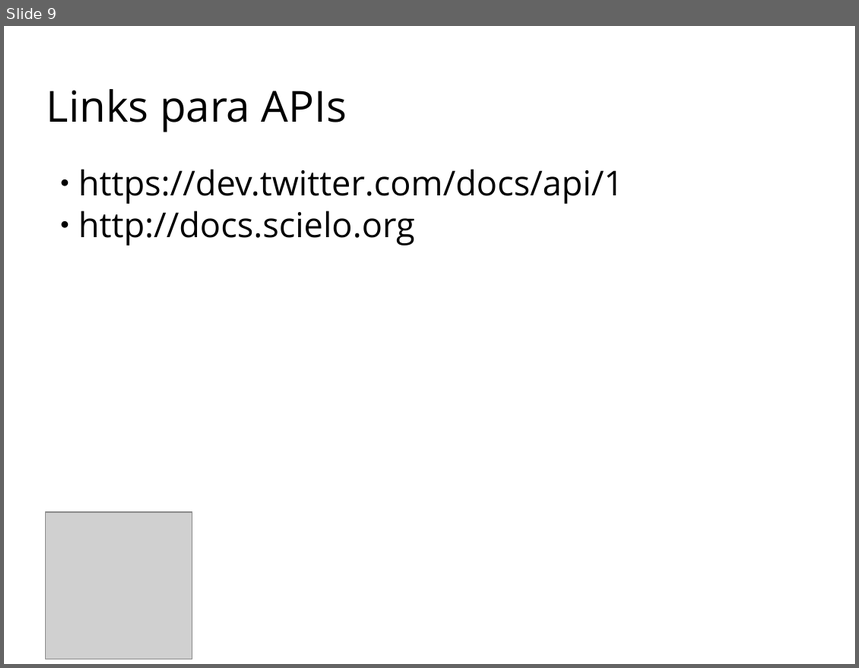
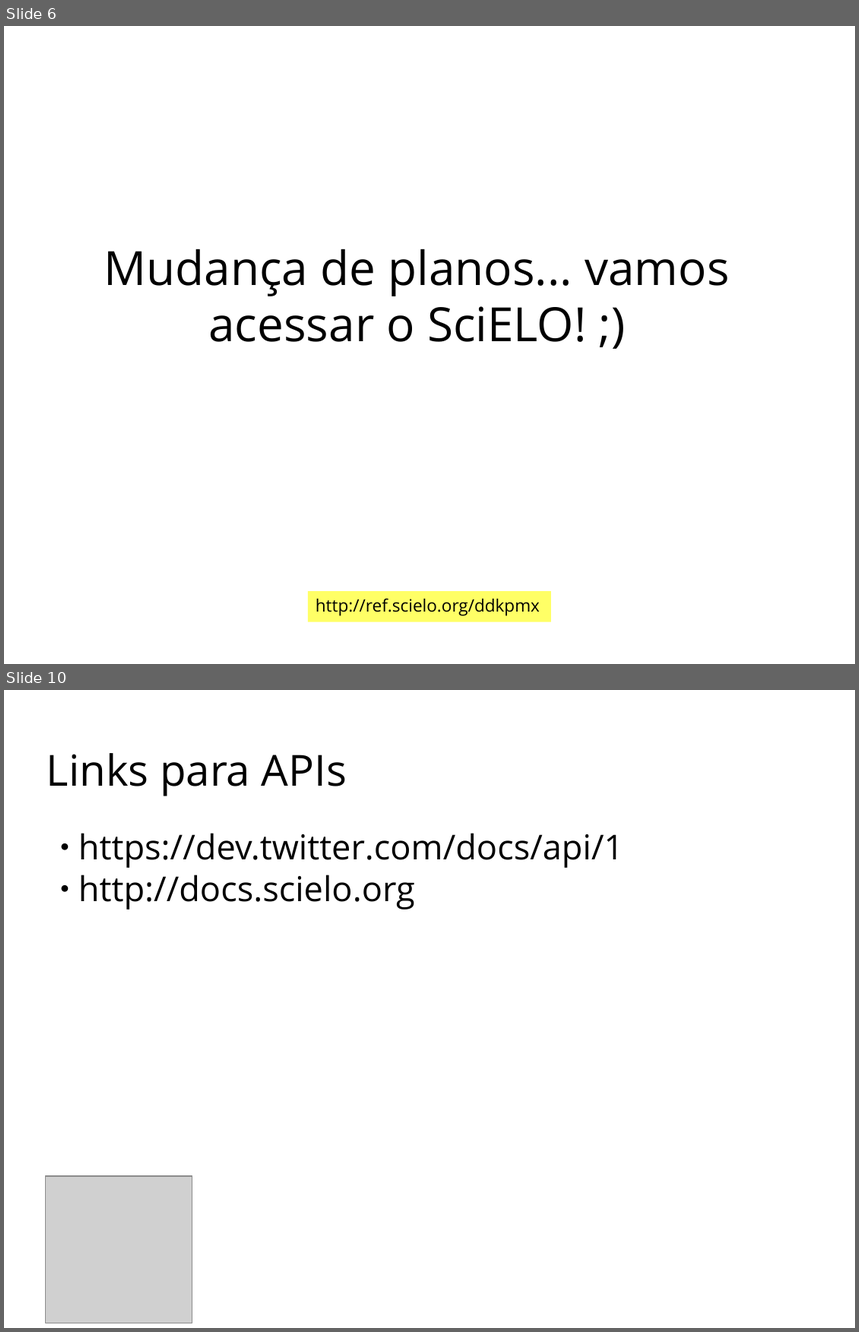
Before and after one commit to scieloorg/cursos, a slide deck: ippnp/scielo-ippnp-aula3.odp. Shown one above the other, each under a label of ours: slide 9 before the commit, slides 6 and 10 after it; the slides between them are not shown. The pictures are 859x668 and 859x1332 pixels, drawn with LibreOffice and Linux fonts; fonts in the diff are those of the drawing; grey boxes stand for pictures. Boxes give left, top, right and bottom in pixels: in the first picture for what was removed or moved away, otherwise in the second. Text is boxed around its words. In the diff, an @@ line names an element or a change of style, - is before the commit and + after.

```diff
--- a/ippnp/scielo-ippnp-aula3.odp
+++ b/ippnp/scielo-ippnp-aula3.odp
@@ slide 6 added at bbox=[4, 26, 855, 664], background #FFFFFF @@
@@ title added at bbox=[104, 249, 729, 342], 44 pt, text #000000 @@
+Mudança de planos... vamos acessar o SciELO! ;)
@@ rectangle added at bbox=[308, 591, 552, 623], fill #FFFF66, 16 pt, text #000000 @@
+http://ref.scielo.org/ddkpmx
@@ what was slide 9 is now slide 10 @@
```
Also in this commit, not shown: 3 slides changed, 2 other files.
